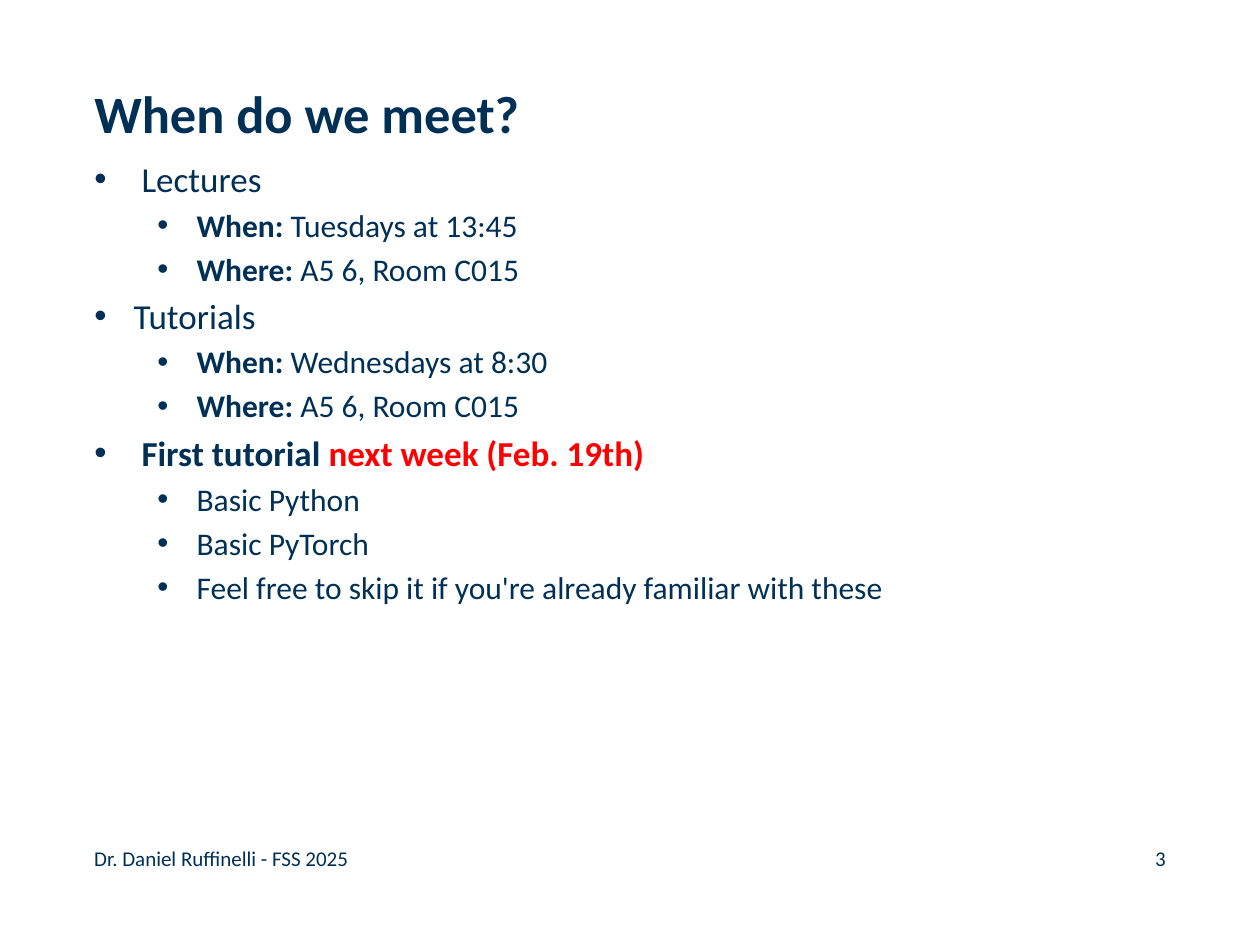
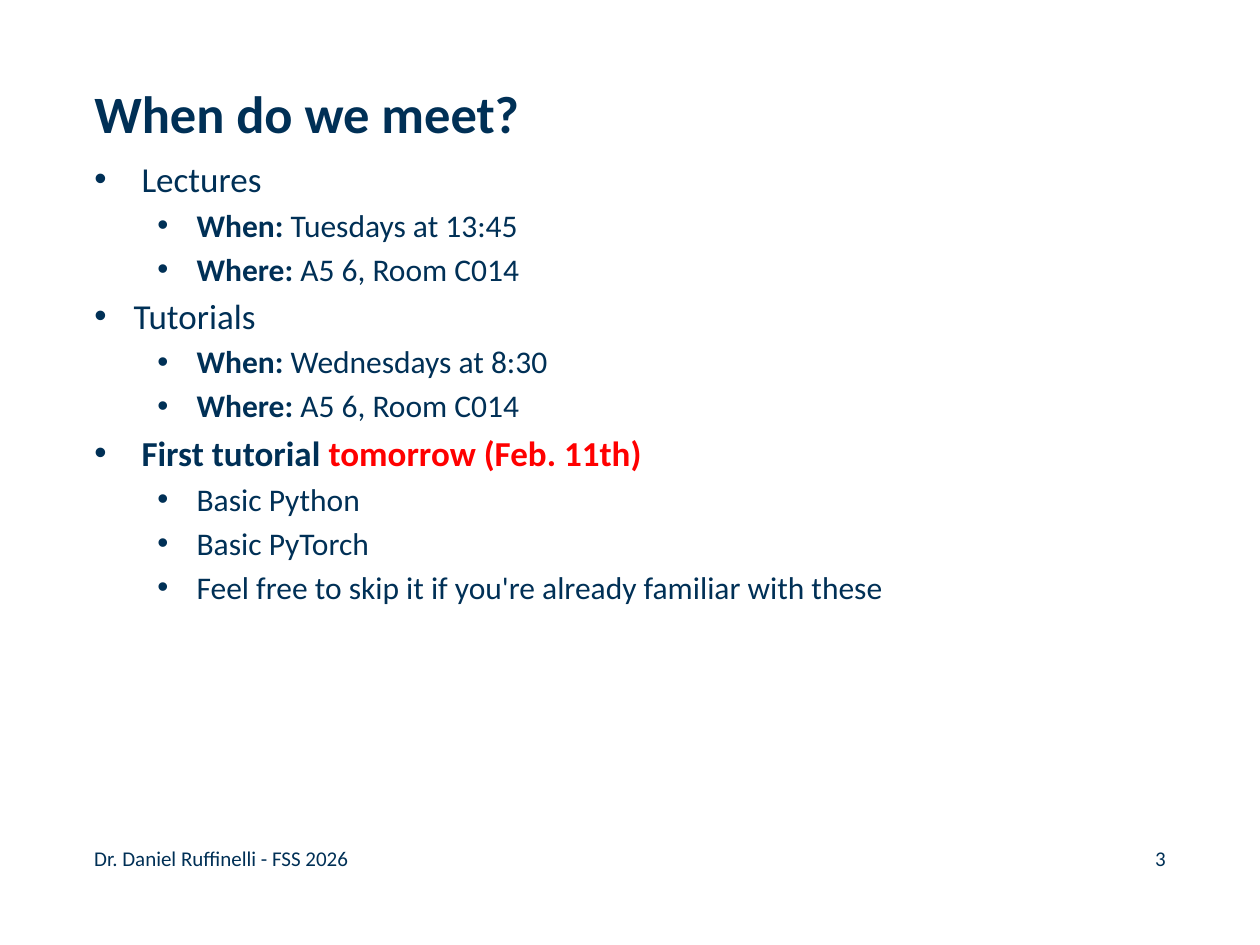
Before and after one commit to rufex2001/teaching_llms, a slide deck: slide 3 of lectures/01_introduction/01_introduction.pptx. Drawn at 1260x945 pixels with LibreOffice and Linux fonts; fonts in the diff are those of the drawing; background and template pictures are left out. Boxes give left, top, right and bottom in pixels: in the first picture for what was removed or moved away, otherwise in the second. Text is boxed around its words. In the diff, an @@ line names an element or a change of style, - is before the commit and + after.

```diff
--- a/lectures/01_introduction/01_introduction.pptx
+++ b/lectures/01_introduction/01_introduction.pptx
@@ text at <box>197,259,519,285</box>: text changed @@
-  • Where: A5 6, Room C015
+  • Where: A5 6, Room C014
@@ text at <box>142,395,641,471</box>: text changed @@
-  • Where: A5 6, Room C015
-• First tutorial next week (Feb. 19th)
+  • Where: A5 6, Room C014
+• First tutorial tomorrow (Feb. 11th)
@@ text at <box>94,851,347,866</box>: text changed @@
-Dr. Daniel Ruffinelli - FSS 2025
+Dr. Daniel Ruffinelli - FSS 2026
```
Also in this commit, not shown: 39 other slides changed, 2 slides added, 3 other files.
